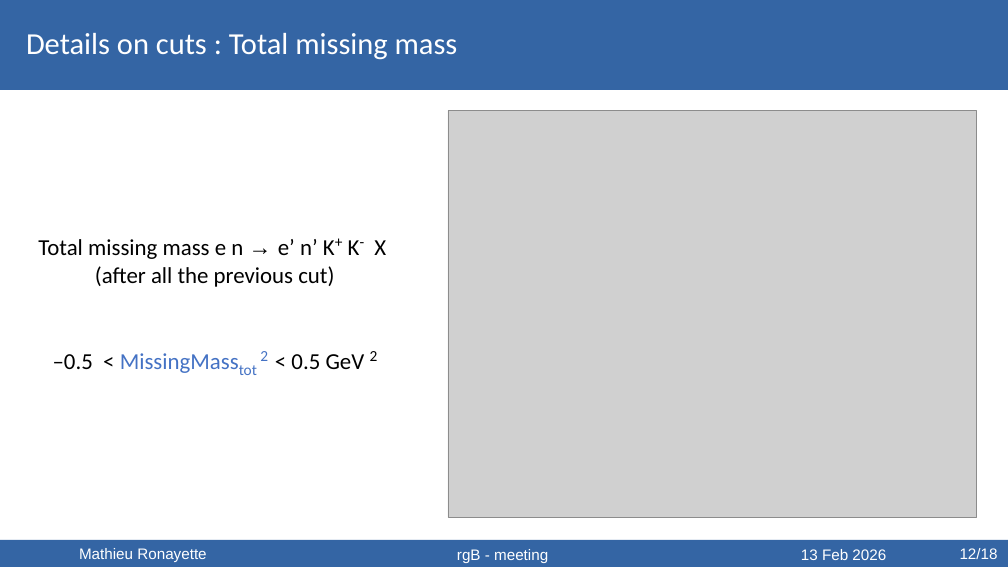
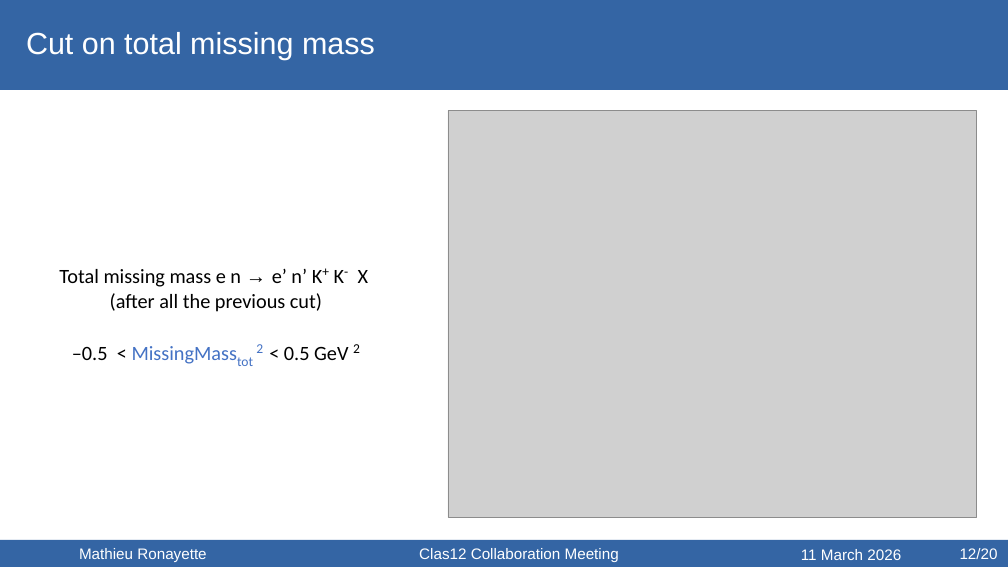
Before and after one commit to mathieuryt/phi_analysis, a slide deck: slide 12 of electroproduction/presentations/ClasMeeting_ronayette.odp. Drawn at 1008x567 pixels with LibreOffice and Linux fonts; fonts in the diff are those of the drawing; grey boxes stand for pictures. Boxes give left, top, right and bottom in pixels: in the first picture for what was removed or moved away, otherwise in the second. Text is boxed around its words. In the diff, an @@ line names an element or a change of style, - is before the commit and + after.

```diff
--- a/electroproduction/presentations/ClasMeeting_ronayette.odp
+++ b/electroproduction/presentations/ClasMeeting_ronayette.odp
@@ text at [26,32,375,60]: text changed; font Calibri to Arial @@
-Details on cuts : Total missing mass
+Cut on total missing mass
@@ text "Total missing mass e n ...": place and size @@
-text "Total missing mass e n ..." at [38,239,386,369]
+text "Total missing mass e n ..." at [59,269,369,360]
@@ text "Total missing mass e n ..." at [59,269,369,360]: size 18 to 16 pt; size 20.8 to 18.5 pt in "K+ K-", "MissingMasstot 2 2" @@
@@ text at [419,548,619,562]: text changed @@
-rgB - meeting
+Clas12 Collaboration Meeting
@@ text at [801,549,901,560]: text changed @@
-13 Feb 2026
+11 March 2026
@@ text at [960,548,998,559]: text changed @@
-12/18
+12/20
```
Also in this commit, not shown: 21 other slides changed, 20 slides added, 2 slides removed, 17 other files.
